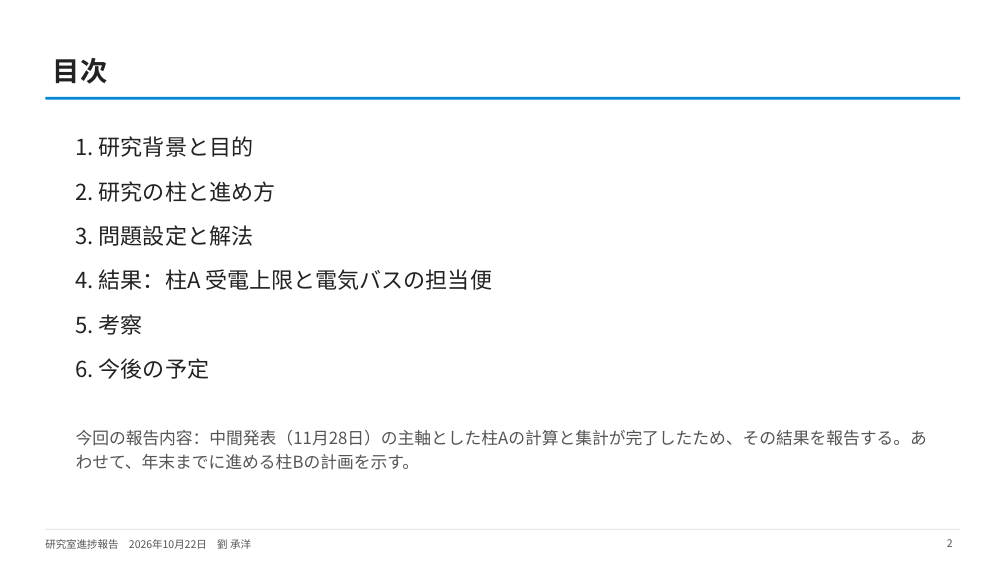
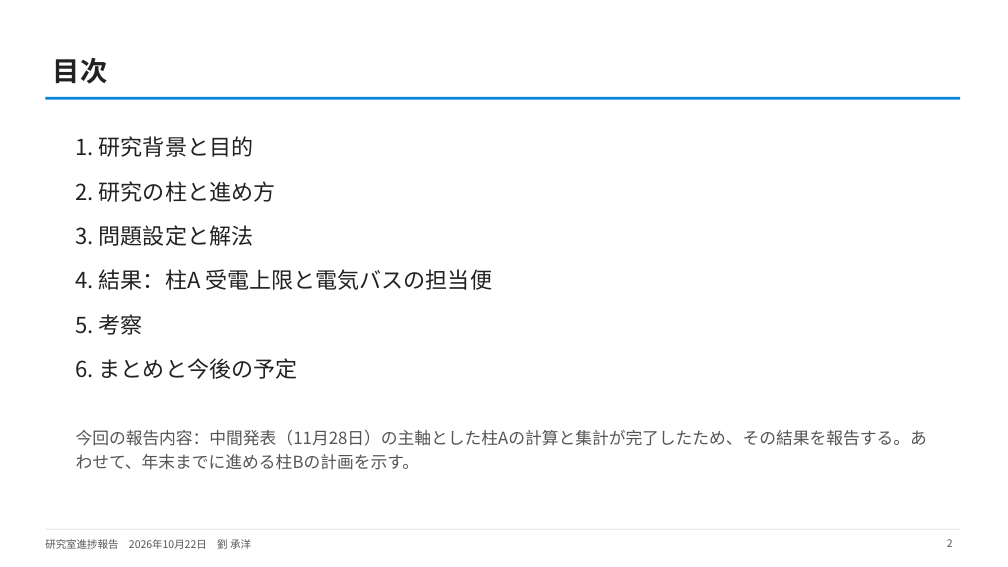
Before and after one commit to CYLIU2003/master-course, a slide deck: slide 2 of outcome/2026-10-22_lab_progress/lab_progress_20261022.pptx. Drawn at 1008x567 pixels with LibreOffice and Linux fonts; fonts in the diff are those of the drawing. Boxes give left, top, right and bottom in pixels: in the first picture for what was removed or moved away, otherwise in the second. Text is boxed around its words. In the diff, an @@ line names an element or a change of style, - is before the commit and + after.

```diff
--- a/outcome/2026-10-22_lab_progress/lab_progress_20261022.pptx
+++ b/outcome/2026-10-22_lab_progress/lab_progress_20261022.pptx
@@ text at (76, 358, 297, 379): text changed @@
-6. 今後の予定
+6. まとめと今後の予定
```
Also in this commit, not shown: 7 other slides changed, 2 slides added, 1 slide removed, 3 other files.
